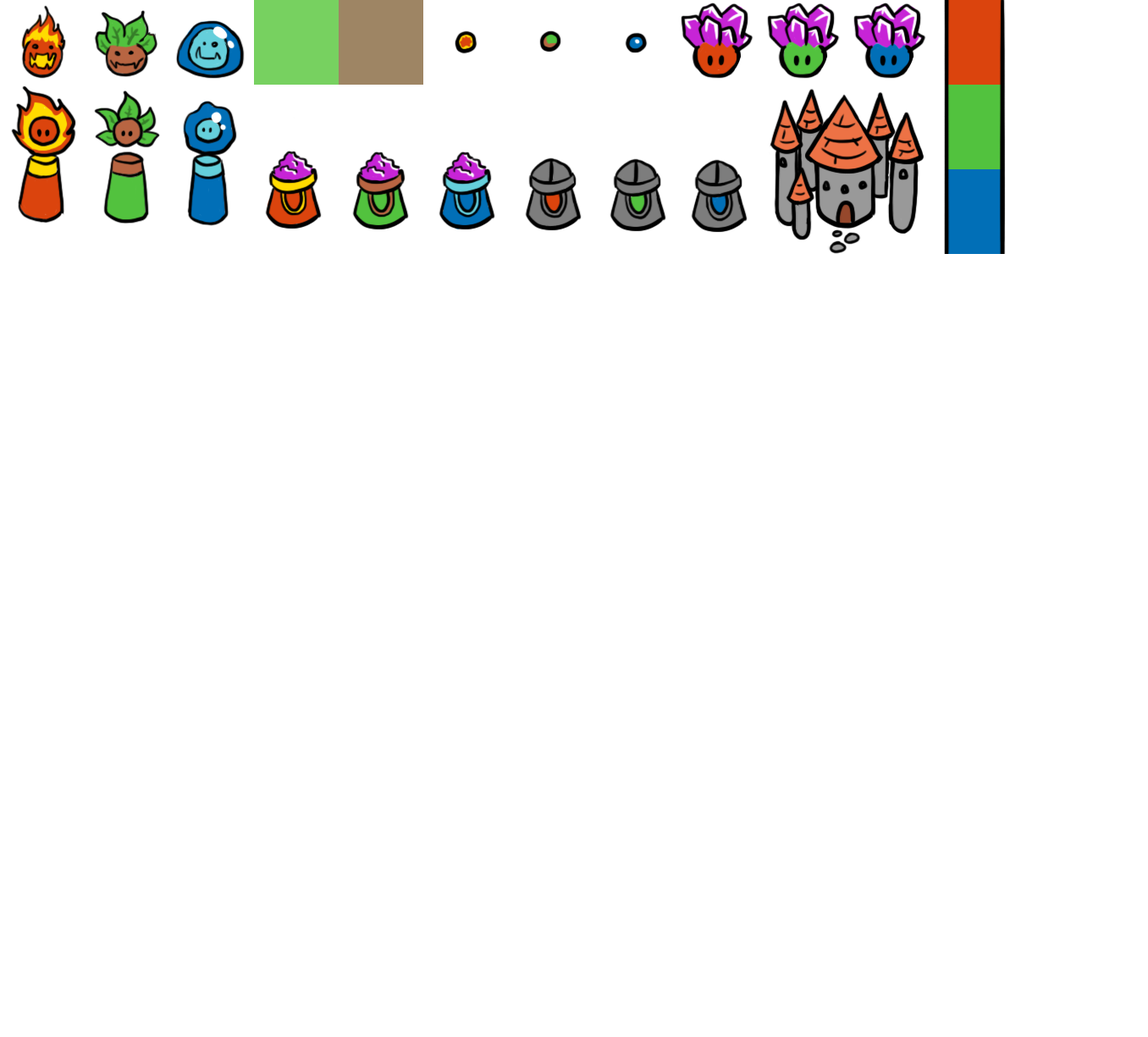
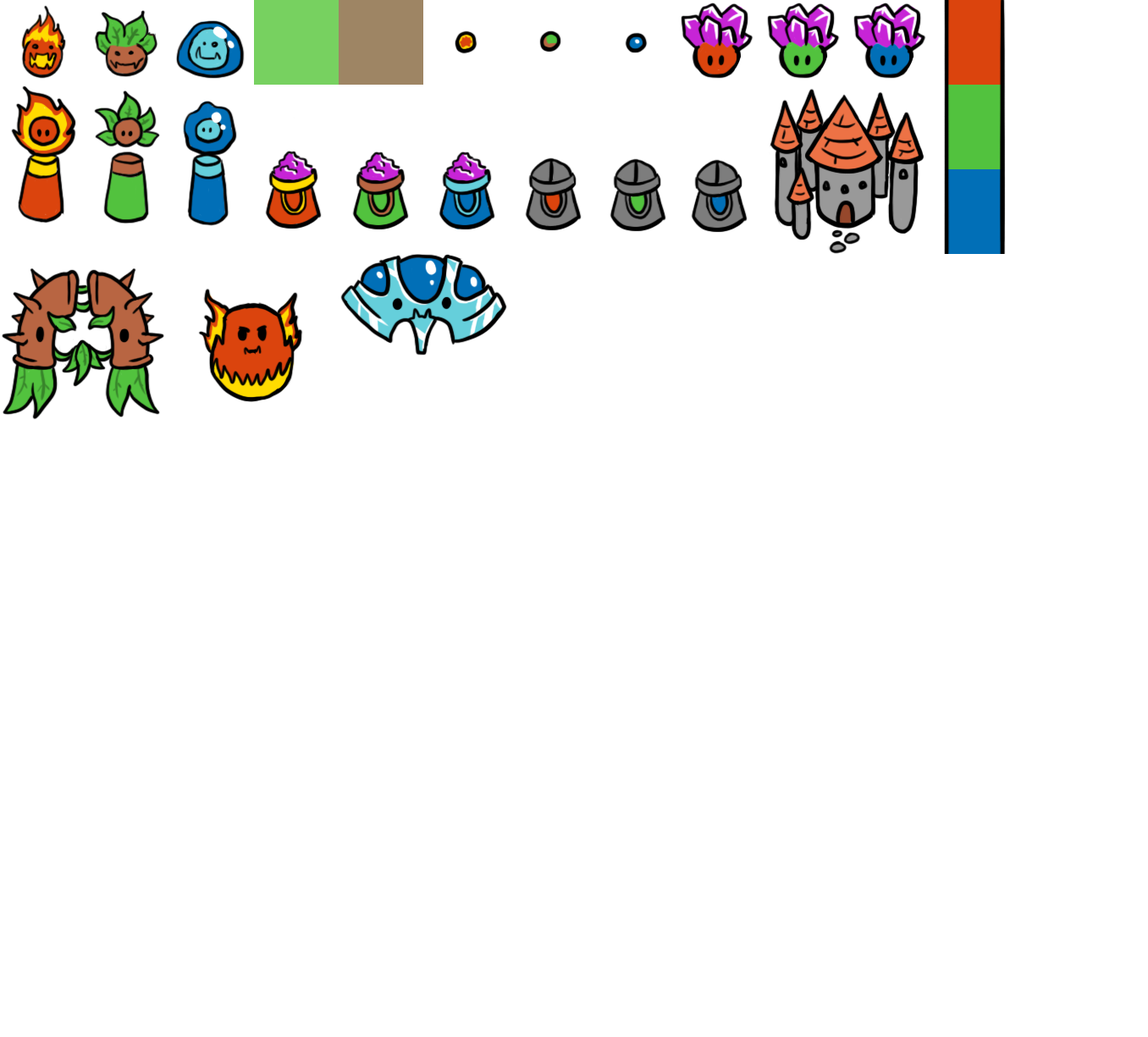
Layered file, before and after one edit (1148 x 1037). Changes by layer:
renamed "Layer 6" to "Layer 8", painted on it over [0, 254, 509, 421]
painted on "Layer 2" over [4, 255, 506, 417]
